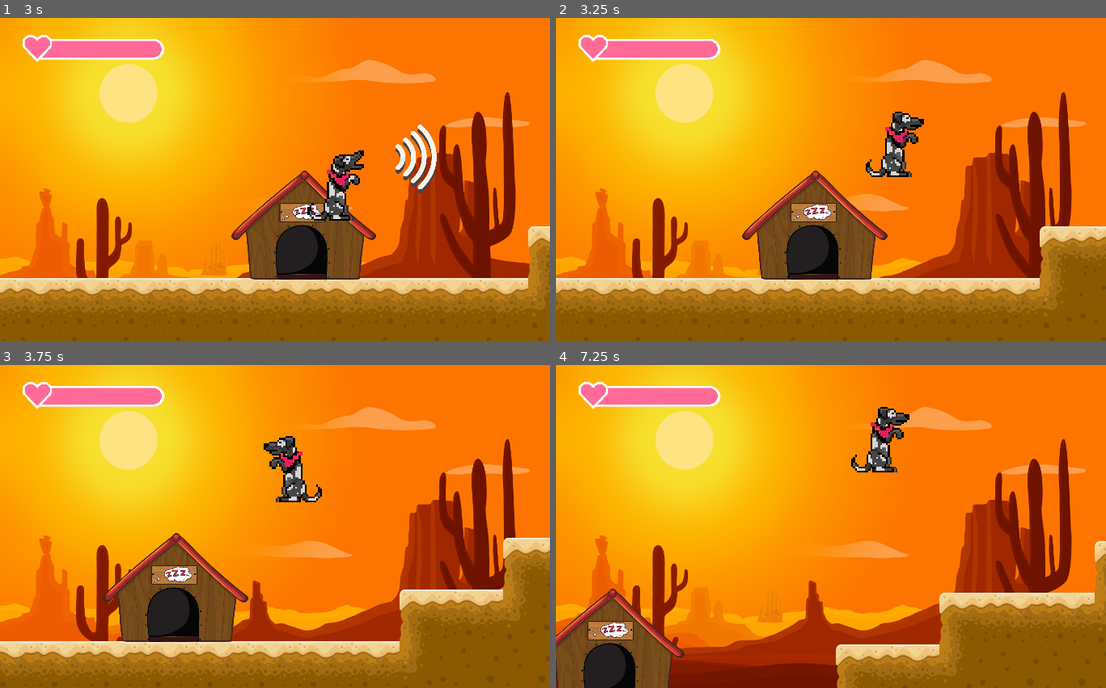
Above: before the commit, frames 1-4 (two rows, left to right).
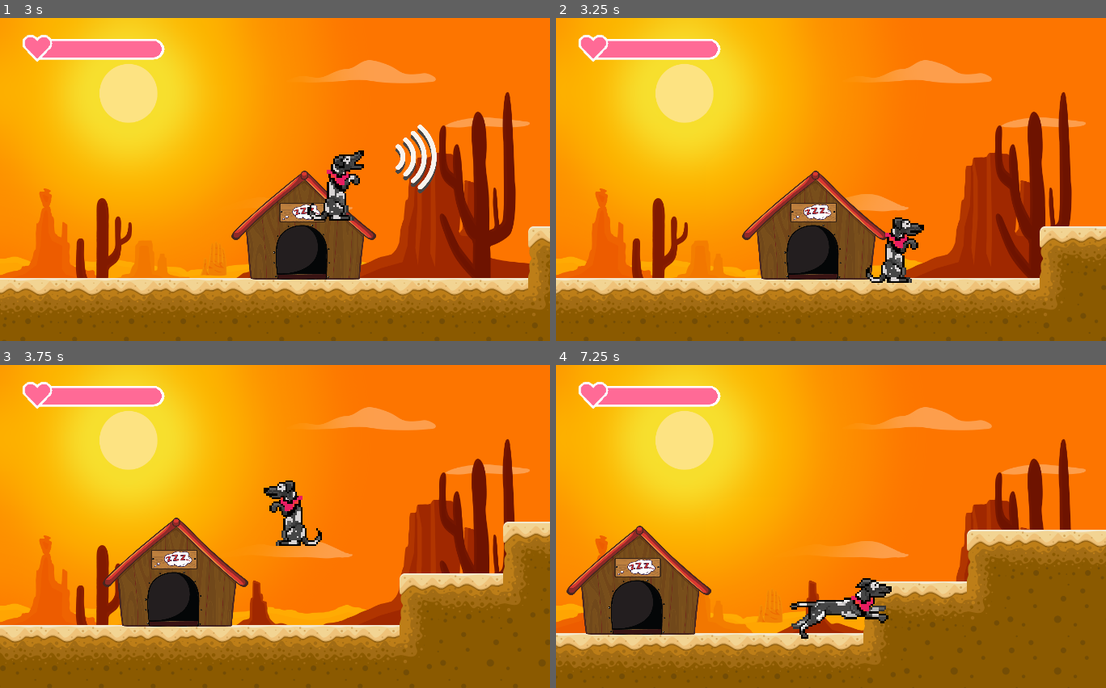
Above: after the commit, the same moments.

Repository: pabtorres/take-me-hoom
Game: Godot game, scene res://scenes/Menu.tscn
The game is run twice, just before and just after one commit, with the same random seed, the same clock (stepped at 60 frames per second) and the same inputs.
Inputs:
- Up to frame 1 (3 s): click "New Game" at 0.5 s; click "Start Adventure" at 1.25 s; hold Space (jump1) 2.03-2.78 s; hold Right (right1) from 2.03 s (still down); tap B (attack1) at 2.85 s
- Up to frame 2 (3.25 s): keep holding Right (right1); tap Space (jump1) at 3.02, 3.05 s
- Up to frame 3 (3.75 s): tap Space (jump1) at 3.32 s; release Right (right1) at 3.53 s; hold Left (left1) from 3.53 s (still down); hold Space (jump1) from 3.53 s (still down); tap S (awake) at 3.6 s
- Up to frame 4 (7.25 s): release Left (left1) at 4.28 s; release Space (jump1) at 4.28 s; hold Right (right1) 4.28-5.78 s; tap P (dark_place) at 4.35 s; tap Space (jump1) at 4.52, 4.55, 4.82, 5.27, 5.3, 5.57, 6.02, 6.05, 6.32, 6.8 s; hold E (left2) 5.03-5.78 s; hold Left (left1) 5.78-6.53 s; tap R (right2) at 5.85 s; hold Right (right1) from 6.53 s (still down); hold D (sleep) from 6.53 s (still down)

Frame 1 is identical in both runs. In frame 2, 2.0% of the frame differs, in the area x 56-67%, y 29-82%; in frame 3, 17%; in frame 4, 27%, in the area x 0-100%, y 13-100%.

Commit message:
first powerup testing

Diff:
--- a/Global.gd
+++ b/Global.gd
@@ -3,6 +3,7 @@
 # Declare member variables here. Examples:
 # var a = 2
 var settings = {"Music": true, "SoundEffects": true}
+var player_powerups = {"DoubleJump": false}
 
 # Called when the node enters the scene tree for the first time.
 func _ready():
--- a/scenes/DesertNight.tscn
+++ b/scenes/DesertNight.tscn
@@ -8,6 +8,8 @@
 [ext_resource path="res://sprites/backgrounds/Landscape 2.png" type="Texture" id=6]
 [ext_resource path="res://sprites/keyitems/ticket.png" type="Texture" id=7]
 [ext_resource path="res://scripts/Key.gd" type="Script" id=8]
+[ext_resource path="res://sprites/powerups/doublejump_200x200.png" type="Texture" id=9]
+[ext_resource path="res://scripts/PowerUps.gd" type="Script" id=10]
 [ext_resource path="res://scenes/Enemy.tscn" type="PackedScene" id=23]
 [ext_resource path="res://scenes/Owl.tscn" type="PackedScene" id=24]
 [ext_resource path="res://sprites/tilemaps/DesertTileset/tilesheet_night.png" type="Texture" id=25]
@@ -185,6 +187,9 @@
 [sub_resource type="RectangleShape2D" id=18]
 extents = Vector2( 18.6519, 10.2173 )
 
+[sub_resource type="RectangleShape2D" id=19]
+extents = Vector2( 12.0211, 11.8938 )
+
 [node name="Root" type="Node2D"]
 script = ExtResource( 4 )
 
@@ -240,3 +245,16 @@
 position = Vector2( 1044.87, 206.65 )
 
 [node name="InGameMenu" parent="." instance=ExtResource( 2 )]
+
+[node name="JumpPowerUp" type="Area2D" parent="."]
+position = Vector2( 1246.23, 264.319 )
+script = ExtResource( 10 )
+
+[node name="DoubleJump" type="Sprite" parent="JumpPowerUp"]
+position = Vector2( -0.250488, 2.50354 )
+scale = Vector2( 0.2, 0.2 )
+texture = ExtResource( 9 )
+
+[node name="CollisionShape2D" type="CollisionShape2D" parent="JumpPowerUp"]
+shape = SubResource( 19 )
+[connection signal="body_entered" from="JumpPowerUp" to="JumpPowerUp" method="_on_JumpPowerUp_body_entered"]
--- a/scripts/Player1.gd
+++ b/scripts/Player1.gd
@@ -31,7 +31,7 @@
 var can_sleep = false
 
 # Power-ups - EXPERIMENTAL
-var double_jump = true
+#var double_jump = false
 var recently_jumped = false
 
 # Chequear caida libre
@@ -150,7 +150,7 @@
 
 	# Testing double_jump power-up and free falling timeout
 	if not on_floor:
-		if Input.is_action_just_pressed("jump1") and double_jump and recently_jumped:
+		if Input.is_action_just_pressed("jump1") and Global.player_powerups["DoubleJump"] and recently_jumped:
 			velocity.y = -vspeed
 			recently_jumped = false
 		if velocity.y > 0 and not level_just_started:
@@ -187,3 +187,8 @@
 
 func set_spawn_position(position: Vector2):
 	level_spawn_position = position
+
+"""
+func set_doublejump(state: bool):
+	double_jump = state
+"""
--- /dev/null
+++ b/scripts/PowerUps.gd
@@ -0,0 +1,19 @@
+extends Area2D
+
+
+# Declare member variables here. Examples:
+# var a = 2
+# var b = "text"
+
+
+# Called when the node enters the scene tree for the first time.
+func _ready():
+	pass # Replace with function body.
+
+
+
+func _on_JumpPowerUp_body_entered(body):
+	queue_free()
+	if body.is_in_group("Player"):
+		Global.player_powerups["DoubleJump"] = true
+		#body.set_doublejump(true)
Not shown: 2 places in scenes/DesertDay.tscn that only renumber resources
Not shown: 1 places in scenes/DesertNight.tscn that only renumber resources
Binary file added: sprites/powerups/doublejump_100x100.png
Not shown, added: sprites/powerups/doublejump_100x100.png.import
Binary file added: sprites/powerups/doublejump_200x200.png
Not shown, added: sprites/powerups/doublejump_200x200.png.import
